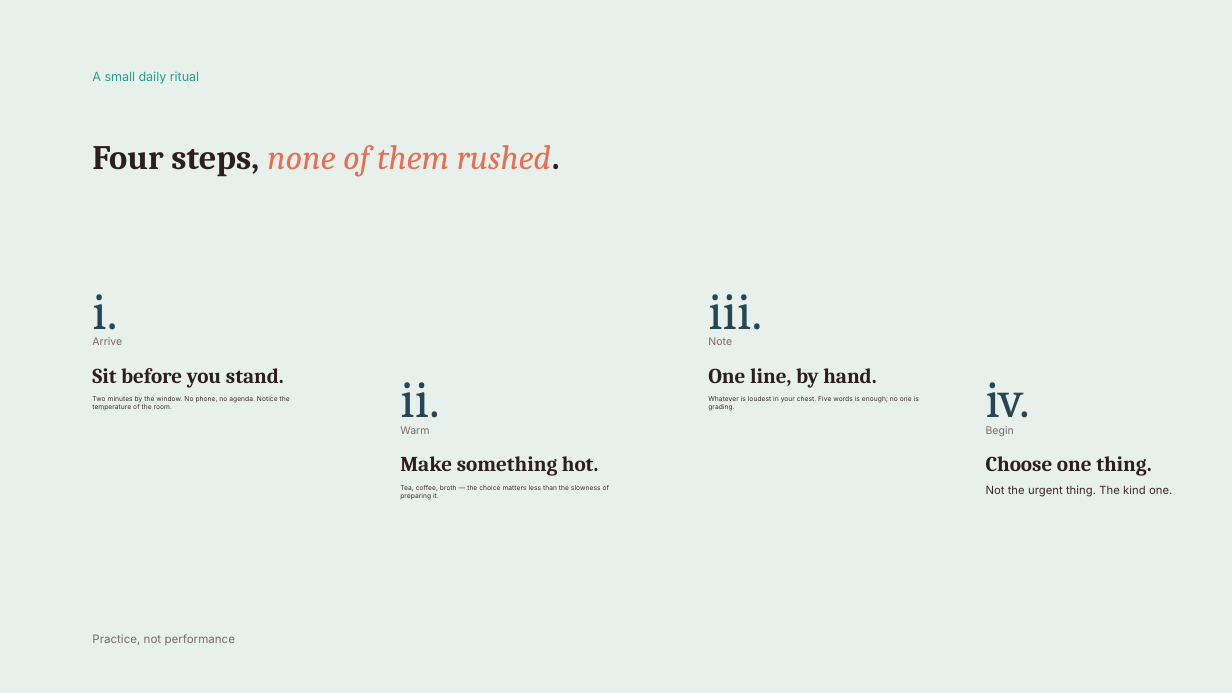
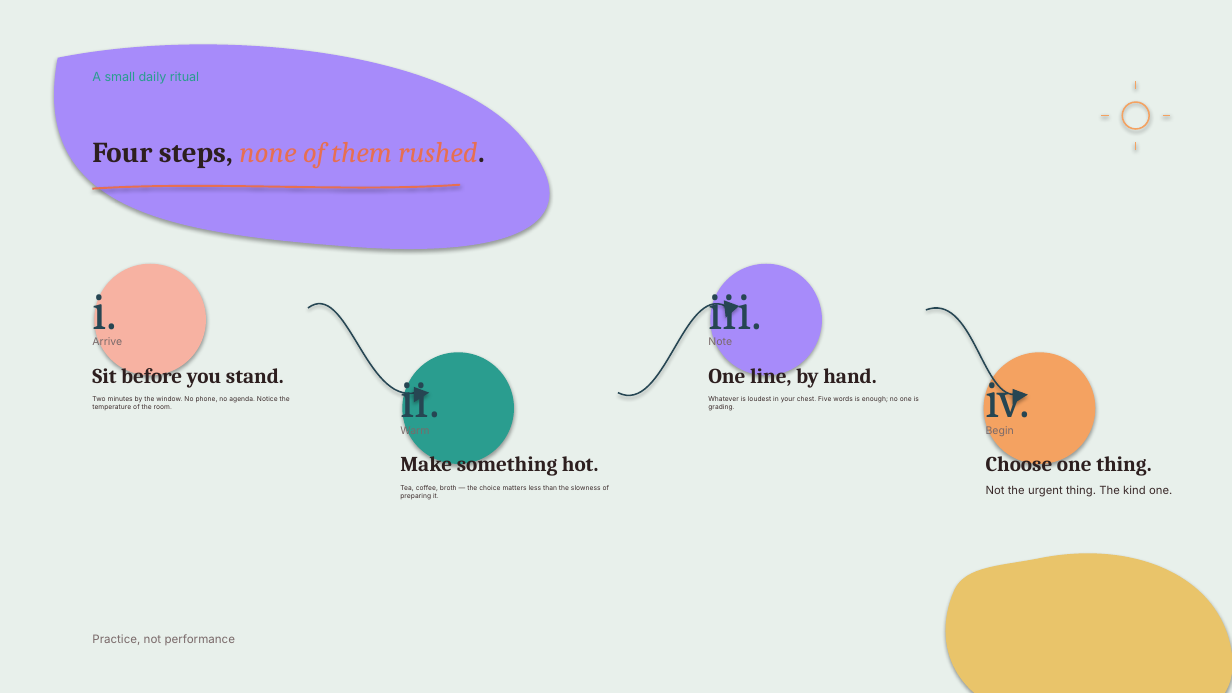
Before and after one commit to vamsiramakrishnan/pixelpitch, a slide deck: slide 31 of _bench/corpus/divergent-deck.pptx. Drawn at 1232x693 pixels with LibreOffice and Linux fonts; fonts in the diff are those of the drawing. Boxes give left, top, right and bottom in pixels: in the first picture for what was removed or moved away, otherwise in the second. Text is boxed around its words. In the diff, an @@ line names an element or a change of style, - is before the commit and + after.

```diff
--- a/_bench/corpus/divergent-deck.pptx
+++ b/_bench/corpus/divergent-deck.pptx
@@ freeform shape added at [29,27,597,260], fill #A78BFA @@
@@ line added from (1136, 89) to (1136, 81), #F4A261 1.2 pt @@
@@ line added from (1102, 116) to (1109, 116), #F4A261 1.2 pt @@
@@ ellipse added at [1123,102,1150,128], outline #F4A261 1.2 pt @@
@@ line added from (1163, 116) to (1171, 116), #F4A261 1.2 pt @@
@@ text "Four steps, none of them ..." at [92,142,484,169]: size 26.8 to 22.5 pt @@
@@ line added from (1136, 150) to (1136, 142), #F4A261 1.2 pt @@
@@ freeform shape added at [92,181,460,192], outline #E76F51 1.5 pt @@
@@ ellipse added at [94,263,206,375], fill #F7B2A2 @@
@@ ellipse added at [711,263,823,375], fill #A78BFA @@
@@ freeform shape added at [308,279,416,404], outline #264653 1.2 pt @@
@@ freeform shape added at [618,285,726,416], outline #264653 1.2 pt @@
@@ freeform shape added at [926,293,1015,395], outline #264653 1.2 pt @@
@@ freeform shape added at [724,300,739,318], fill #264653 @@
@@ ellipse added at [402,352,514,464], fill #2A9D8F @@
@@ ellipse added at [984,352,1096,464], fill #F4A261 @@
@@ freeform shape added at [414,387,430,403], fill #264653 @@
@@ freeform shape added at [1013,389,1029,405], fill #264653 @@
@@ 8 texts: place and size @@
-8 texts at [92,294,1151,476]
+8 texts at [92,281,1151,477]
@@ freeform shape added at [933,539,1232,693], fill #E9C46A @@
```
Also in this commit, not shown: 23 other slides changed, 3 slides added, 3 slides removed, 1 other file.
